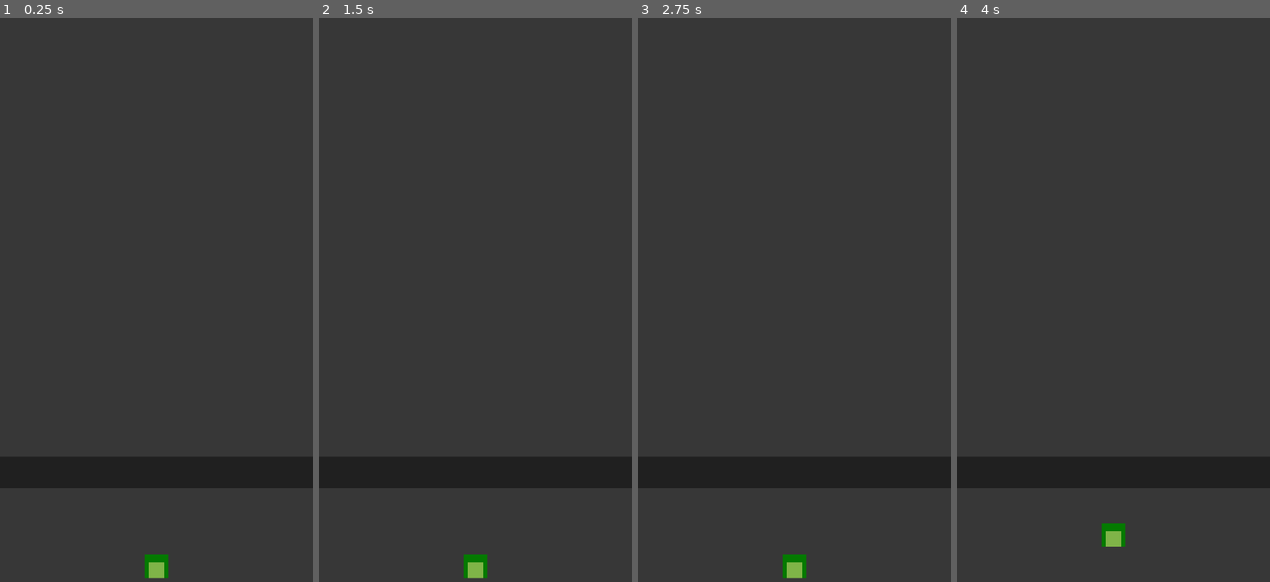
Above: before the commit, frames 1-4 (left to right).
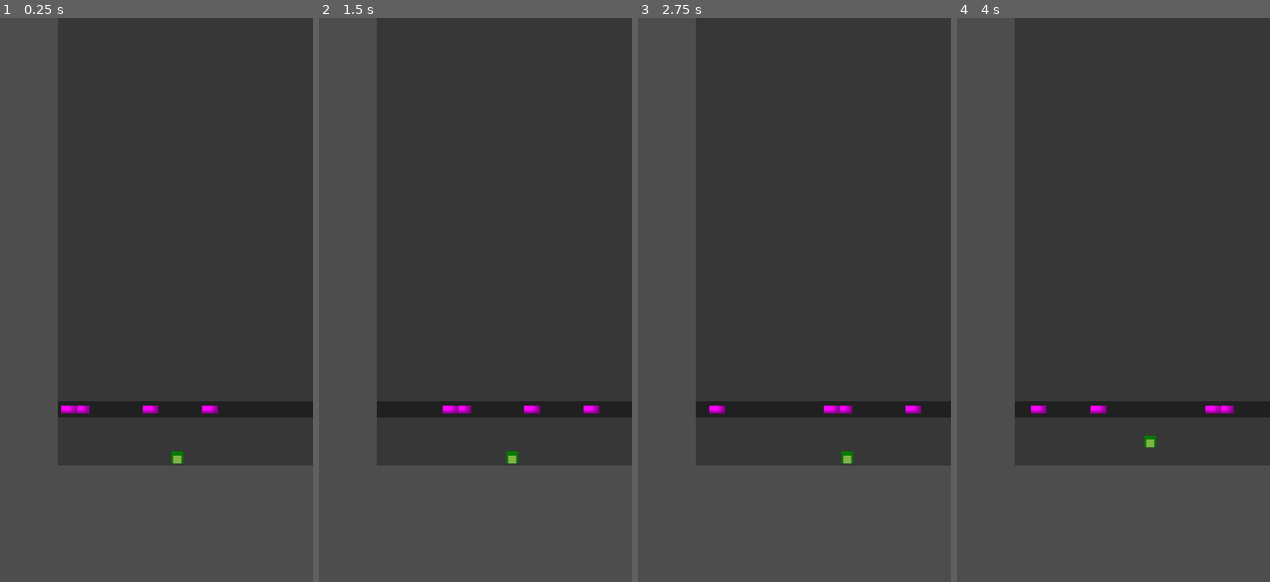
Above: after the commit, the same moments.

Repository: fredchien3/20-game-challenge
Game: Godot game, scene res://scenes/main.tscn
Two runs of this game, one before a commit and one after it. Both use one fixed random seed, a clock stepped at 60 frames per second and the inputs below.
Inputs:
- Up to frame 1 (0.25 s): no input
- Up to frame 2 (1.5 s): tap Enter at 0.5 s; hold Right (move_right) 0.53-1.28 s; tap Space at 1.25 s; hold S (move_down) from 1.28 s (still down)
- Up to frame 3 (2.75 s): tap Enter at 2 s; release S (move_down) at 2.03 s; hold Right (move_right) from 2.03 s (still down)
- Up to frame 4 (4 s): tap Space at 2.75 s; release Right (move_right) at 2.78 s; hold W (move_up) 2.78-3.53 s; tap Enter at 3.5 s; hold A (move_left) from 3.53 s (still down)

The runs differ from the first frame. In frame 1, 5.0% of the frame differs, in the area x 0-100%, y 68-100%; in frame 2, 5.0%; in frame 3, 5.0%; in frame 4, 5.0%.

Commit message:
Add car spawn and wrap

Diff:
--- a/3--frogger/scenes/car.gd
+++ b/3--frogger/scenes/car.gd
@@ -1,14 +1,15 @@
 extends StaticBody2D
 
-var current_speed
+const SPEED = 200.0
 
+# Called when the node enters the scene tree for the first time.
 func _ready() -> void:
 	pass # Replace with function body.
 
-
 # Called every frame. 'delta' is the elapsed time since the previous frame.
 func _process(delta: float) -> void:
-	position.x += current_speed * delta
+	position.x += SPEED * delta
 
-func start(speed):
-	current_speed = speed
+	var background = get_tree().get_first_node_in_group("background")
+	if !Utils.in_bounds(position, background.get_rect().size):
+		position.x = 0
--- a/3--frogger/scenes/car.tscn
+++ b/3--frogger/scenes/car.tscn
@@ -1,18 +1,18 @@
-[gd_scene load_steps=3 format=3 uid="uid://bh40k1lvhdkpr"]
+[gd_scene load_steps=4 format=3 uid="uid://bh40k1lvhdkpr"]
 
-[ext_resource type="Script" uid="uid://cdsr8hcbi0ih2" path="res://scenes/car.gd" id="1_c35m8"]
+[ext_resource type="Script" uid="uid://b0byn8jn5q4ue" path="res://scenes/car.gd" id="1_c35m8"]
+
+[sub_resource type="PlaceholderTexture2D" id="PlaceholderTexture2D_c35m8"]
 
 [sub_resource type="RectangleShape2D" id="RectangleShape2D_6c0se"]
-size = Vector2(56, 32)
+size = Vector2(64, 32)
 
 [node name="Car" type="StaticBody2D"]
 script = ExtResource("1_c35m8")
 
-[node name="ColorRect" type="ColorRect" parent="."]
-offset_left = -28.0
-offset_top = -16.0
-offset_right = 28.0
-offset_bottom = 16.0
+[node name="Sprite2D" type="Sprite2D" parent="."]
+scale = Vector2(64, 32)
+texture = SubResource("PlaceholderTexture2D_c35m8")
 
 [node name="CollisionShape2D" type="CollisionShape2D" parent="."]
 shape = SubResource("RectangleShape2D_6c0se")
--- a/3--frogger/scenes/frog.gd
+++ b/3--frogger/scenes/frog.gd
@@ -1,6 +1,6 @@
 extends CharacterBody2D
 
-func _process(delta: float) -> void:
+func _process(_delta: float) -> void:
 	var new_pos = position
 	if Input.is_action_just_pressed("move_left"):
 		new_pos.x -= 64
--- a/3--frogger/scenes/lane.gd
+++ b/3--frogger/scenes/lane.gd
@@ -1,9 +1,18 @@
 extends Node2D
+
+# Todo: each lane instance should have a speed, a direction, and a number of objects.
 
 @export var car_scene: PackedScene
 
-const SPEED = 200.00
+var num_cars = 4
 
-func _process(delta: float) -> void:
-	var car = car_scene.instantiate()
-	car.start(SPEED)
+# Spawn a bunch of cars
+func _ready() -> void:
+	for i in range(num_cars):
+		$SpawnPath/SpawnPoint.progress_ratio = randf()
+		var car = car_scene.instantiate()
+		car.position = $SpawnPath/SpawnPoint.position
+		add_child(car)
+
+func _process(_delta: float) -> void:
+	pass
--- a/3--frogger/scenes/lane.tscn
+++ b/3--frogger/scenes/lane.tscn
@@ -1,11 +1,23 @@
-[gd_scene load_steps=2 format=3 uid="uid://ca5tbgiharyx6"]
+[gd_scene load_steps=3 format=3 uid="uid://ca5tbgiharyx6"]
 
 [ext_resource type="Script" uid="uid://r5dx4wdj7s07" path="res://scenes/lane.gd" id="1_i20lb"]
+
+[sub_resource type="Curve2D" id="Curve2D_i20lb"]
+_data = {
+"points": PackedVector2Array(0, 0, 0, 0, -32, 32, 0, 0, 0, 0, 1056, 32)
+}
+point_count = 2
 
 [node name="Lane" type="Node2D"]
 script = ExtResource("1_i20lb")
 
 [node name="ColorRect" type="ColorRect" parent="."]
-offset_right = 1152.0
+offset_right = 1024.0
 offset_bottom = 64.0
 color = Color(0.127736, 0.127736, 0.127736, 1)
+
+[node name="SpawnPath" type="Path2D" parent="."]
+curve = SubResource("Curve2D_i20lb")
+
+[node name="SpawnPoint" type="PathFollow2D" parent="SpawnPath"]
+position = Vector2(-32, 32)
--- a/3--frogger/scenes/main.tscn
+++ b/3--frogger/scenes/main.tscn
@@ -15,7 +15,7 @@
 color = Color(0.214103, 0.214103, 0.214103, 1)
 
 [node name="Lane" parent="Map/Background" instance=ExtResource("1_0wfyh")]
-position = Vector2(-64, 1536)
+position = Vector2(0, 1536)
 car_scene = ExtResource("2_sugp2")
 
 [node name="Frog" parent="Map/Background" instance=ExtResource("1_o5qli")]
@@ -23,4 +23,5 @@
 
 [node name="Camera" type="Camera2D" parent="Map/Background/Frog"]
 position = Vector2(32, 32)
+zoom = Vector2(0.51, 0.51)
 script = ExtResource("4_jyhfs")
Not shown, changed: 3--frogger/scenes/car.gd.uid
